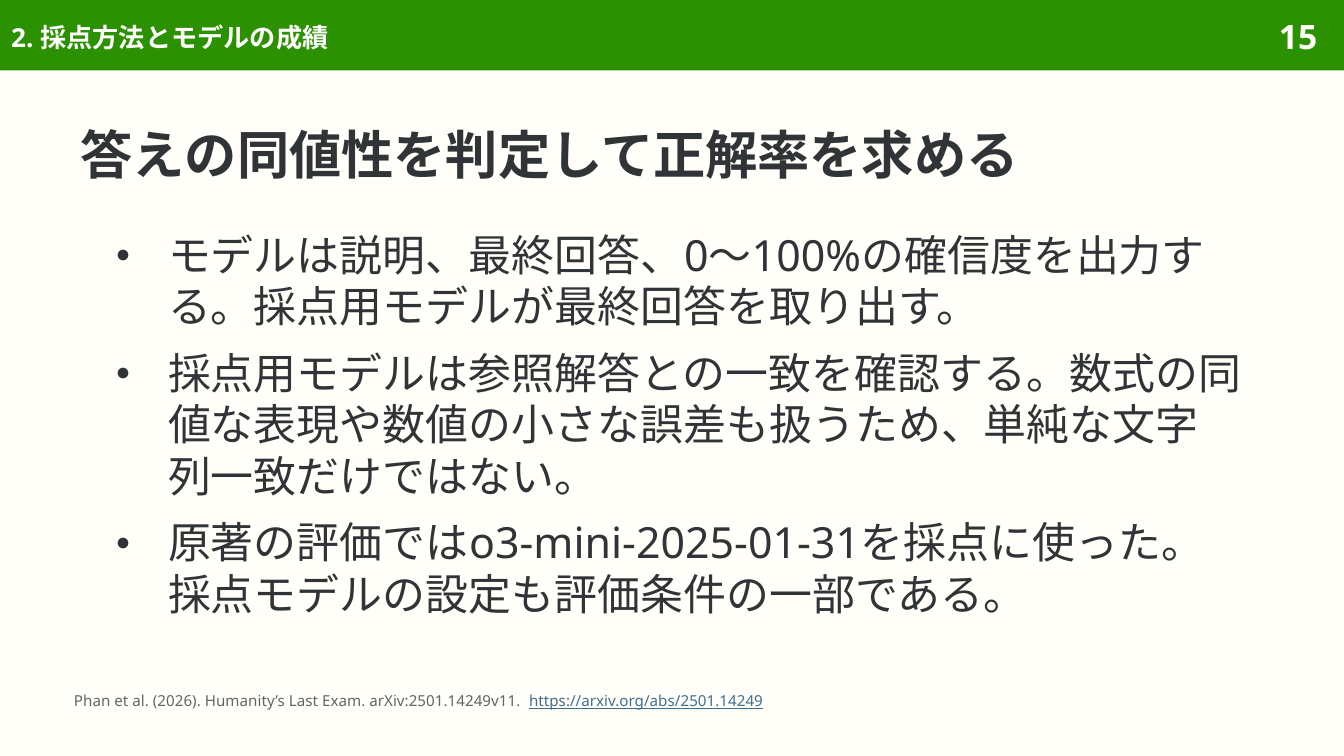
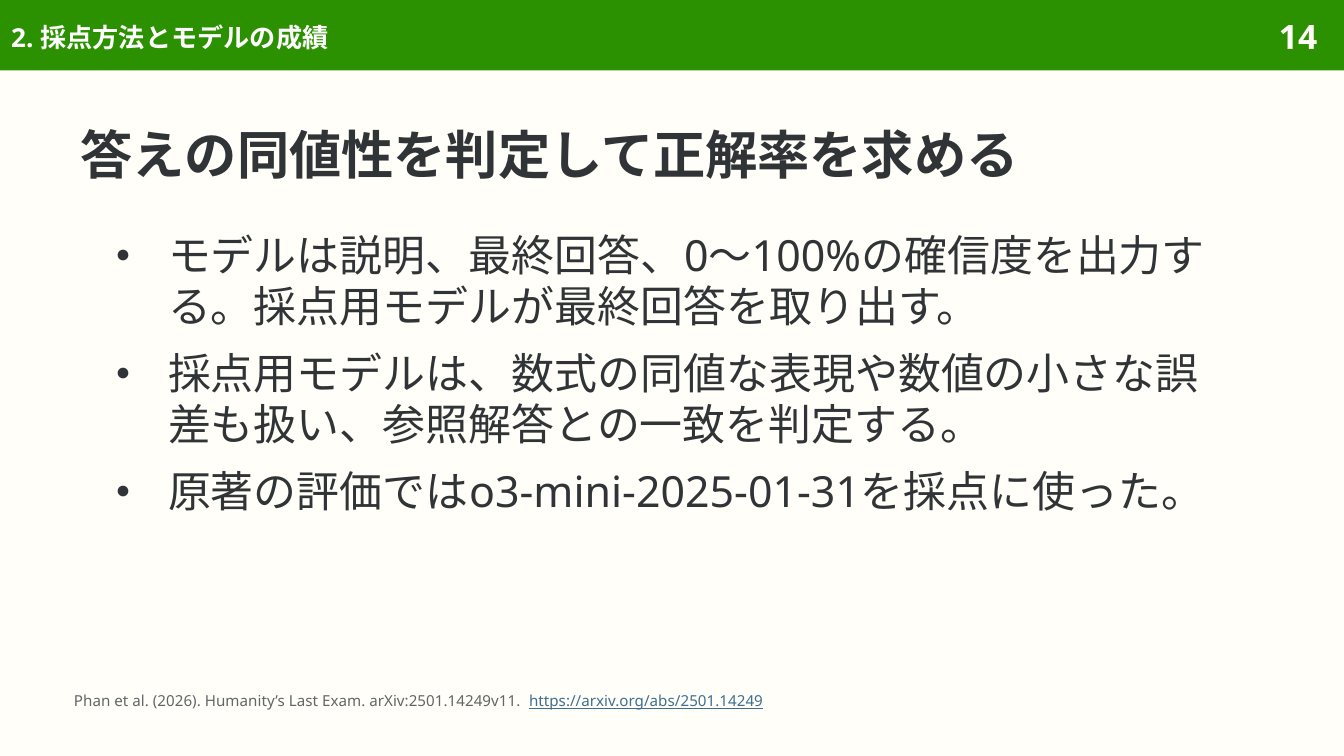
Before and after one commit to sasakiy84/datasets-in-10-minutes, a slide deck: slide 14 of slides/datasets-in-10-minutes-hle.pptx (slide 15 before the commit). Drawn at 1344x756 pixels with LibreOffice and Linux fonts; fonts in the diff are those of the drawing. Boxes give left, top, right and bottom in pixels: in the first picture for what was removed or moved away, otherwise in the second. Text is boxed around its words. In the diff, an @@ line names an element or a change of style, - is before the commit and + after.

```diff
--- a/slides/datasets-in-10-minutes-hle.pptx
+++ b/slides/datasets-in-10-minutes-hle.pptx
@@ page number at [1279,25,1317,49]: text changed @@
-15
+14
@@ text at [168,352,1204,511]: text changed @@
-● 採点用モデルは参照解答との一致を確認する。数式の同値な表現や数値の小さな誤差も扱うため、単純な文字列一致だけではない。
-● 原著の評価ではo3-mini-2025-01-31を採点に使った。採点モデルの設定も評価条件の一部である。
+● 採点用モデルは、数式の同値な表現や数値の小さな誤差も扱い、参照解答との一致を判定する。
+● 原著の評価ではo3-mini-2025-01-31を採点に使った。
```
Also in this commit, not shown: 30 other slides changed, 8 slides removed, 4 other files.
